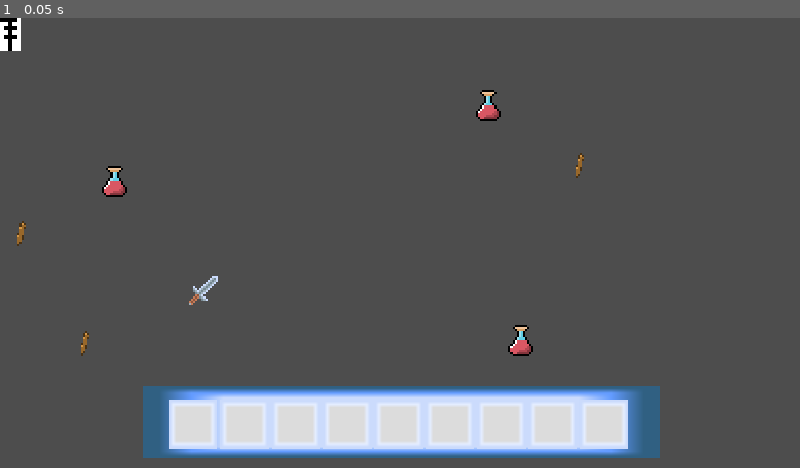
Above: before the commit, frame 1.
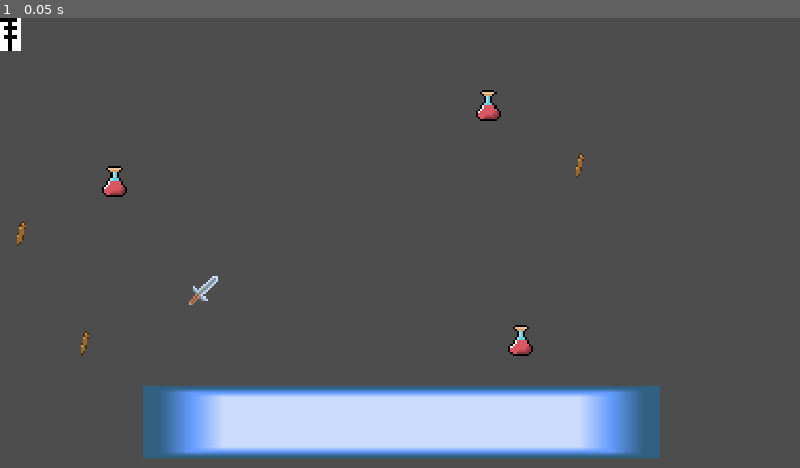
Above: after the commit, the same moment.

Repository: F1ejm/test_XD
Game: Godot game, scene res://World/world.tscn
The game is run twice, just before and just after one commit, with the same random seed, the same clock (stepped at 60 frames per second) and the same inputs.
Inputs:
- Up to frame 1 (0.05 s): no input

The runs differ from the first frame. In frame 1, 3.8% of the frame differs, in the area x 21-79%, y 84-96%.

Commit message:
błędy ale już  blisko

Diff:
--- a/inventory/PlayerInvntory/PlayerInventory.gd
+++ b/inventory/PlayerInvntory/PlayerInventory.gd
@@ -4,14 +4,15 @@
 
 signal update
 
-@export var inv : Array[Item]
+@export var inv : Array[Slot]
 @export var is_full : int
 
 func insert(item):
 	for i in range(0,9):
-		if inv[i] == null :
-			inv[i] = item
+		if inv[i].item == null :
+			inv[i].item = item
+			inv[i].ammount += 1
 			is_full += 1
-			print(inv)
+			print(inv[i].item.name)
 			update.emit(item, i )
 			break
--- a/inventory/PlayerInvntory/PlayerInventory.tres
+++ b/inventory/PlayerInvntory/PlayerInventory.tres
@@ -1,8 +1,45 @@
-[gd_resource type="Resource" script_class="PlayerInventory" load_steps=2 format=3 uid="uid://cy4gq1bkvpbqu"]
+[gd_resource type="Resource" script_class="PlayerInventory" load_steps=12 format=3 uid="uid://cy4gq1bkvpbqu"]
 
+[ext_resource type="Script" path="res://inventory/slot/resource/slot_res.gd" id="1_mn4gh"]
 [ext_resource type="Script" path="res://inventory/PlayerInvntory/PlayerInventory.gd" id="2_medj4"]
+
+[sub_resource type="Resource" id="Resource_1xhgt"]
+script = ExtResource("1_mn4gh")
+ammount = 0
+
+[sub_resource type="Resource" id="Resource_mm8v5"]
+script = ExtResource("1_mn4gh")
+ammount = 0
+
+[sub_resource type="Resource" id="Resource_ks3tv"]
+script = ExtResource("1_mn4gh")
+ammount = 0
+
+[sub_resource type="Resource" id="Resource_s3jh6"]
+script = ExtResource("1_mn4gh")
+ammount = 0
+
+[sub_resource type="Resource" id="Resource_a2r5d"]
+script = ExtResource("1_mn4gh")
+ammount = 0
+
+[sub_resource type="Resource" id="Resource_3twq6"]
+script = ExtResource("1_mn4gh")
+ammount = 0
+
+[sub_resource type="Resource" id="Resource_ht5rg"]
+script = ExtResource("1_mn4gh")
+ammount = 0
+
+[sub_resource type="Resource" id="Resource_b21iy"]
+script = ExtResource("1_mn4gh")
+ammount = 0
+
+[sub_resource type="Resource" id="Resource_guyq0"]
+script = ExtResource("1_mn4gh")
+ammount = 0
 
 [resource]
 script = ExtResource("2_medj4")
-inv = Array[Resource("res://inventory/item/resourse/item.gd")]([null, null, null, null, null, null, null, null, null])
+inv = Array[ExtResource("1_mn4gh")]([SubResource("Resource_1xhgt"), SubResource("Resource_mm8v5"), SubResource("Resource_ks3tv"), SubResource("Resource_s3jh6"), SubResource("Resource_a2r5d"), SubResource("Resource_3twq6"), SubResource("Resource_ht5rg"), SubResource("Resource_b21iy"), SubResource("Resource_guyq0")])
 is_full = 0
--- a/inventory/inventory_ui.gd
+++ b/inventory/inventory_ui.gd
@@ -10,5 +10,4 @@
 
 
 func _update(item,i):
-	print(item.name)
-	print(i)
+	slot[i].texture_normal = inventory[i].item.icon
--- a/inventory/inventory_ui.tscn
+++ b/inventory/inventory_ui.tscn
@@ -12,7 +12,7 @@
 offset_bottom = 648.0
 script = ExtResource("1_3v4kh")
 inventory = ExtResource("2_56crj")
-slot = [NodePath("NinePatchRect/GridContainer/Slot1"), NodePath("NinePatchRect/GridContaine …(339 unchanged characters)…
+slot = [NodePath("NinePatchRect/GridContainer/Slot"), NodePath("NinePatchRect/GridContaine …(339 unchanged characters)…
 
 [node name="NinePatchRect" type="NinePatchRect" parent="."]
 layout_mode = 1
@@ -43,38 +43,29 @@
 grow_vertical = 2
 columns = 9
 
-[node name="Slot1" parent="NinePatchRect/GridContainer" instance=ExtResource("3_nx8pr")]
-custom_minimum_size = Vector2(70, 70)
+[node name="Slot" parent="NinePatchRect/GridContainer" instance=ExtResource("3_nx8pr")]
 layout_mode = 2
 
 [node name="Slot2" parent="NinePatchRect/GridContainer" instance=ExtResource("3_nx8pr")]
-custom_minimum_size = Vector2(70, 70)
 layout_mode = 2
 
 [node name="Slot3" parent="NinePatchRect/GridContainer" instance=ExtResource("3_nx8pr")]
-custom_minimum_size = Vector2(70, 70)
 layout_mode = 2
 
 [node name="Slot4" parent="NinePatchRect/GridContainer" instance=ExtResource("3_nx8pr")]
-custom_minimum_size = Vector2(70, 70)
 layout_mode = 2
 
 [node name="Slot5" parent="NinePatchRect/GridContainer" instance=ExtResource("3_nx8pr")]
-custom_minimum_size = Vector2(70, 70)
 layout_mode = 2
 
 [node name="Slot6" parent="NinePatchRect/GridContainer" instance=ExtResource("3_nx8pr")]
-custom_minimum_size = Vector2(70, 70)
 layout_mode = 2
 
 [node name="Slot7" parent="NinePatchRect/GridContainer" instance=ExtResource("3_nx8pr")]
-custom_minimum_size = Vector2(70, 70)
 layout_mode = 2
 
 [node name="Slot8" parent="NinePatchRect/GridContainer" instance=ExtResource("3_nx8pr")]
-custom_minimum_size = Vector2(70, 70)
 layout_mode = 2
 
 [node name="Slot9" parent="NinePatchRect/GridContainer" instance=ExtResource("3_nx8pr")]
-custom_minimum_size = Vector2(70, 70)
 layout_mode = 2
--- a/inventory/slot/resource/Slot.tres
+++ b/inventory/slot/resource/Slot.tres
@@ -1,8 +1,9 @@
-[gd_resource type="Resource" script_class="Slot" load_steps=2 format=3 uid="uid://darnb7vg82v4u"]
+[gd_resource type="Resource" script_class="Slot" load_steps=3 format=3 uid="uid://dnylrscodwb5e"]
 
-[ext_resource type="Script" path="res://inventory/slot/resource/slot_res.gd" id="1_37ena"]
+[ext_resource type="Script" path="res://inventory/slot/resource/slot_res.gd" id="1_1fo1s"]
+[ext_resource type="Resource" uid="uid://dxe8rk1huej14" path="res://inventory/item/resourse/item.tres" id="1_17jxg"]
 
 [resource]
-script = ExtResource("1_37ena")
+script = ExtResource("1_1fo1s")
+item = ExtResource("1_17jxg")
 ammount = 0
-filled = false
--- a/inventory/slot/resource/slot_res.gd
+++ b/inventory/slot/resource/slot_res.gd
@@ -2,6 +2,5 @@
 
 class_name Slot
 
-@export var item_in : Item
+@export var item : Item
 @export var ammount : int
-@export var filled : bool
--- a/inventory/slot/slot.gd
+++ b/inventory/slot/slot.gd
@@ -1,3 +1,3 @@
-extends Panel
+extends TextureButton
 
-@export var slot : slot
+@export var slot : Slot
--- a/inventory/slot/slot.tscn
+++ b/inventory/slot/slot.tscn
@@ -1,9 +1,10 @@
-[gd_scene load_steps=2 format=3 uid="uid://cmhwsjq8u6o61"]
+[gd_scene load_steps=3 format=3 uid="uid://dr1lasmo8j2ib"]
 
-[ext_resource type="Texture2D" uid="uid://ctadj8otj85nc" path="res://Art/slot.png" id="1_x03fa"]
+[ext_resource type="Script" path="res://inventory/slot/slot.gd" id="1_h2hi8"]
+[ext_resource type="Resource" uid="uid://dnylrscodwb5e" path="res://inventory/slot/resource/slot.tres" id="2_0jjv7"]
 
-[node name="Slot" type="TextureButton"]
-offset_right = 70.0
-offset_bottom = 70.0
-texture_normal = ExtResource("1_x03fa")
-stretch_mode = 0
+[node name="TextureButton" type="TextureButton"]
+offset_right = 40.0
+offset_bottom = 40.0
+script = ExtResource("1_h2hi8")
+slot = ExtResource("2_0jjv7")
--- a/project.godot
+++ b/project.godot
@@ -12,7 +12,7 @@
 
 config/name="test_1"
 run/main_scene="res://World/world.tscn"
-config/features=PackedStringArray("4.2", "Forward Plus")
+config/features=PackedStringArray("4.3", "Forward Plus")
 config/icon="res://Art/icon.svg"
 
 [display]
@@ -23,21 +23,21 @@
 
 W={
 "deadzone": 0.5,
-"events": [Object(InputEventKey,"resource_local_to_scene":fa …(172 unchanged characters)… eycode":87,"key_label":0,"unicode":119,"echo":false,"script":null)
+"events": [Object(InputEventKey,"resource_local_to_scene":fa …(172 unchanged characters)… eycode":87,"key_label":0,"unicode":119,"location":0,"echo":false,"script":null)
 ]
 }
 A={
 "deadzone": 0.5,
-"events": [Object(InputEventKey,"resource_local_to_scene":fa …(171 unchanged characters)… keycode":65,"key_label":0,"unicode":97,"echo":false,"script":null)
+"events": [Object(InputEventKey,"resource_local_to_scene":fa …(171 unchanged characters)… keycode":65,"key_label":0,"unicode":97,"location":0,"echo":false,"script":null)
 ]
 }
 S={
 "deadzone": 0.5,
-"events": [Object(InputEventKey,"resource_local_to_scene":fa …(172 unchanged characters)… eycode":83,"key_label":0,"unicode":115,"echo":false,"script":null)
+"events": [Object(InputEventKey,"resource_local_to_scene":fa …(172 unchanged characters)… eycode":83,"key_label":0,"unicode":115,"location":0,"echo":false,"script":null)
 ]
 }
 D={
 "deadzone": 0.5,
-"events": [Object(InputEventKey,"resource_local_to_scene":fa …(172 unchanged characters)… eycode":68,"key_label":0,"unicode":100,"echo":false,"script":null)
+"events": [Object(InputEventKey,"resource_local_to_scene":fa …(172 unchanged characters)… eycode":68,"key_label":0,"unicode":100,"location":0,"echo":false,"script":null)
 ]
 }
Not shown: 1 places in inventory/inventory_ui.tscn that only renumber resources
